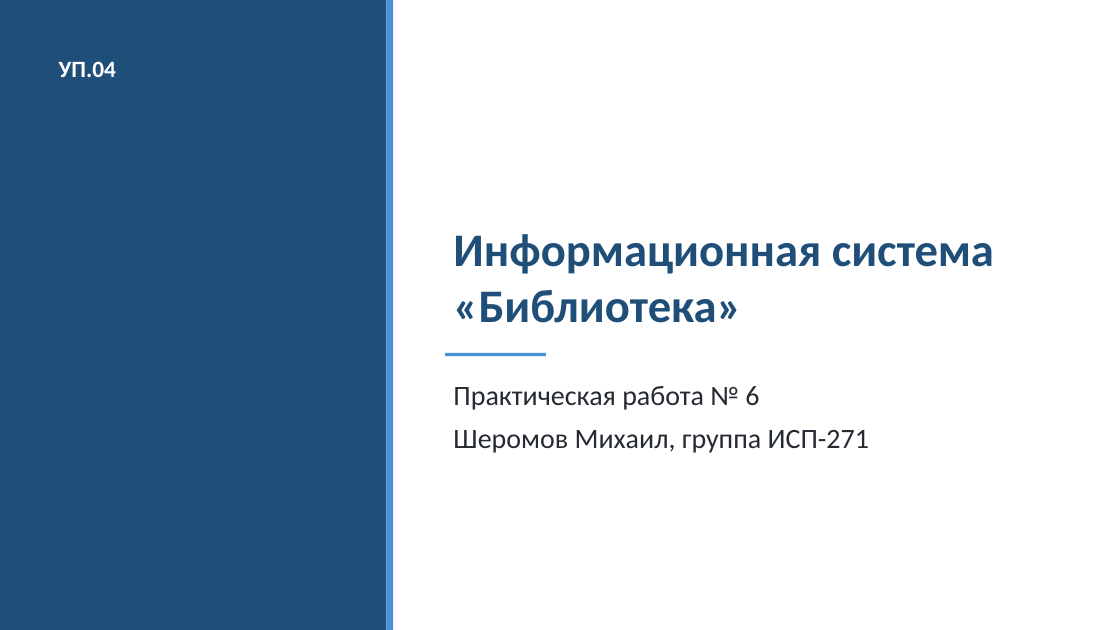
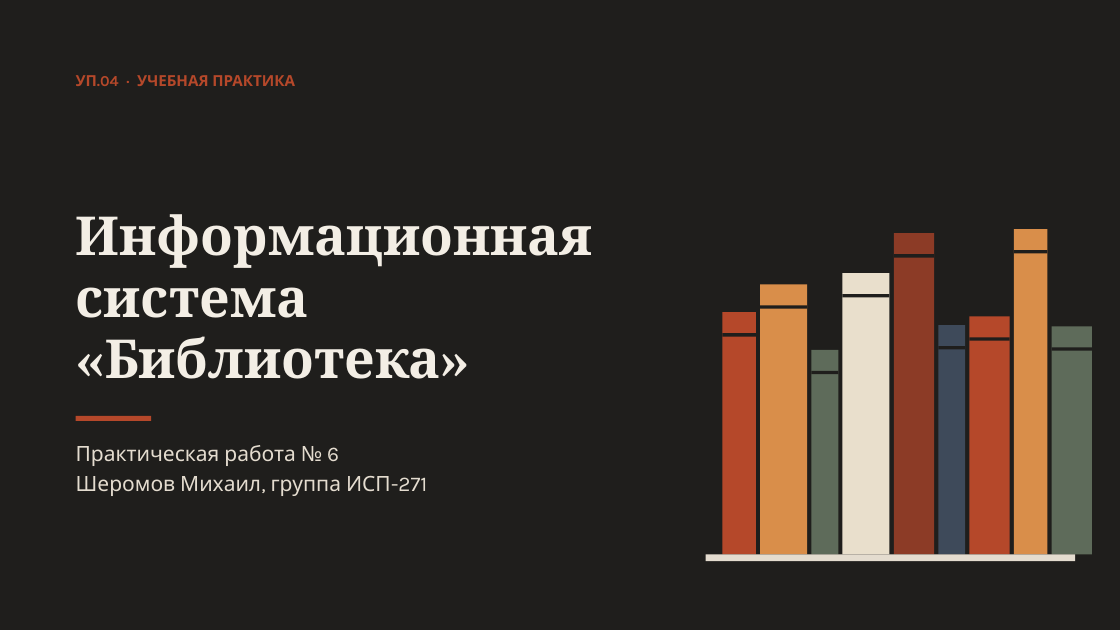
Before and after one commit to aaa111ws/MDK04.01-, a slide deck: slide 1 of pr6/Презентация.pptx. Drawn at 1120x630 pixels with LibreOffice and Linux fonts; fonts in the diff are those of the drawing. Boxes give left, top, right and bottom in pixels: in the first picture for what was removed or moved away, otherwise in the second. Text is boxed around its words. In the diff, an @@ line names an element or a change of style, - is before the commit and + after.

```diff
--- a/pr6/Презентация.pptx
+++ b/pr6/Презентация.pptx
@@ background #FFFFFF to #1F1E1C @@
@@ rectangle removed at bbox=[0, 0, 386, 630] @@
@@ rectangle removed at bbox=[386, 0, 393, 630] @@
@@ text at bbox=[76, 75, 295, 86]: text changed; size 20 to 13 pt; font Calibri to Karla; text colour #FFFFFF to #B5482A @@
-УП.04
+УП.04 · УЧЕБНАЯ ПРАКТИКА
@@ text "Информационная система «Библиотека»": place and size @@
-text "Информационная система «Библиотека»" at bbox=[453, 234, 994, 323]
+text "Информационная система «Библиотека»" at bbox=[76, 214, 593, 379]
@@ text "Информационная система «Библиотека»" at bbox=[76, 214, 593, 379]: size 40 to 46 pt, font Calibri to Cambria, text colour #1F4E79 to #F3EEE5; line spacing 1 to 0.95 @@
@@ rectangle added at bbox=[894, 234, 934, 555], fill #8C3B26 @@
@@ rectangle added at bbox=[1014, 229, 1048, 555], fill #D98E4A @@
@@ rectangle added at bbox=[894, 255, 934, 258], fill #1F1E1C @@
@@ rectangle added at bbox=[1014, 250, 1048, 254], fill #1F1E1C @@
@@ rectangle added at bbox=[760, 284, 807, 555], fill #D98E4A @@
@@ rectangle added at bbox=[843, 273, 890, 555], fill #E9DFCC @@
@@ rectangle added at bbox=[843, 294, 890, 297], fill #1F1E1C @@
@@ rectangle added at bbox=[723, 313, 756, 555], fill #B5482A @@
@@ rectangle added at bbox=[760, 305, 807, 308], fill #1F1E1C @@
@@ rectangle added at bbox=[939, 325, 965, 555], fill #3E4A5A @@
@@ rectangle added at bbox=[970, 317, 1010, 555], fill #B5482A @@
@@ rectangle added at bbox=[1052, 326, 1092, 555], fill #5E6B5A @@
@@ rectangle removed at bbox=[445, 353, 546, 356] @@
@@ rectangle added at bbox=[723, 334, 756, 337], fill #1F1E1C @@
@@ rectangle added at bbox=[812, 350, 839, 555], fill #5E6B5A @@
@@ rectangle added at bbox=[939, 346, 965, 350], fill #1F1E1C @@
@@ rectangle added at bbox=[970, 338, 1010, 341], fill #1F1E1C @@
@@ rectangle added at bbox=[1052, 347, 1092, 350], fill #1F1E1C @@
@@ rectangle added at bbox=[812, 371, 839, 374], fill #1F1E1C @@
@@ rectangle added at bbox=[76, 416, 151, 421], fill #B5482A @@
@@ text "Практическая работа № 6": place and size @@
-text "Практическая работа № 6" at bbox=[453, 386, 869, 453]
+text "Практическая работа № 6" at bbox=[76, 445, 427, 496]
@@ text "Практическая работа № 6" at bbox=[76, 445, 427, 496]: size 24 to 18 pt, font Calibri to Karla, text colour #262B33 to #E4DCCF; less space between paragraphs @@
@@ rectangle added at bbox=[706, 555, 1075, 561], fill #E4DCCF @@
```
Also in this commit, not shown: 11 other slides changed.
